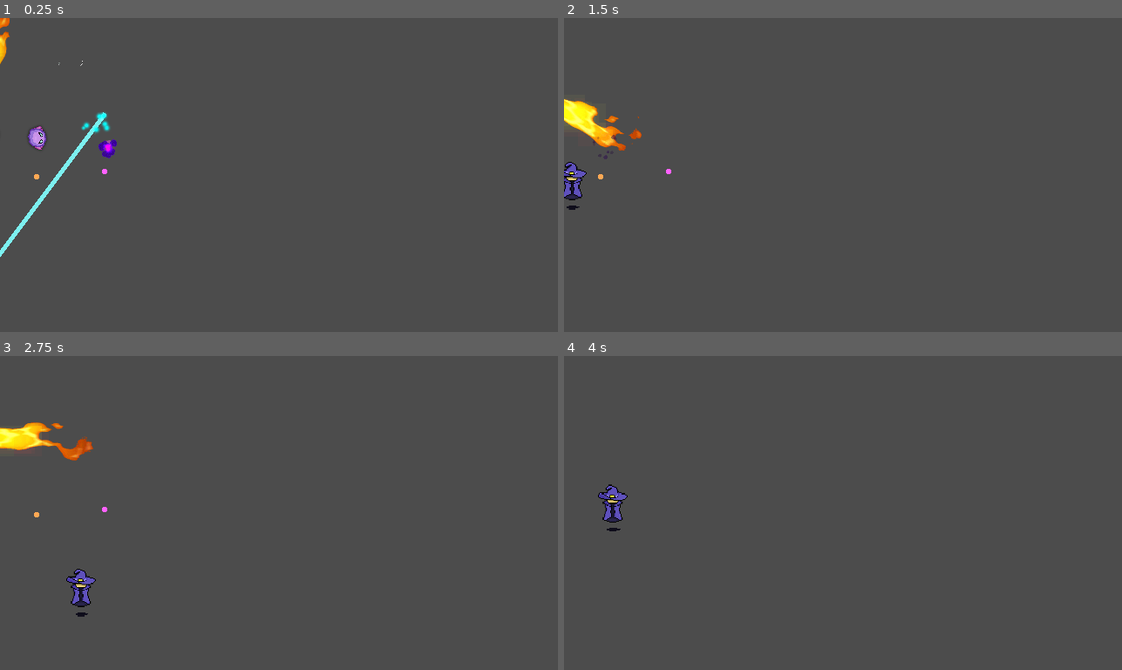
Above: before the commit, frames 1-4 (two rows, left to right).
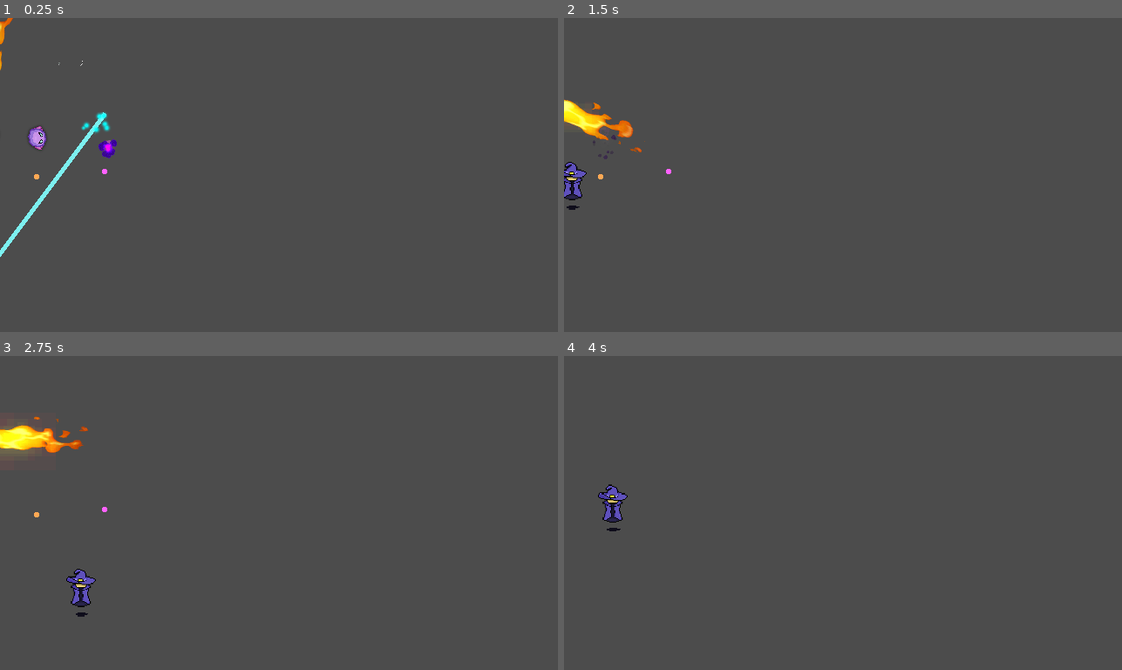
Above: after the commit, the same moments.

Repository: emsidhu/Endless-Survival
Game: Godot game, scene res://Test.tscn
Two runs of this game, one before a commit and one after it. Both use one fixed random seed, a clock stepped at 60 frames per second and the inputs below. This scene is started directly instead of the project's main scene.
Inputs (mouse positions are in pixels of both pictures, inside the frame that each line leads up to):
- Up to frame 1 (0.25 s): no input
- Up to frame 2 (1.5 s): move the mouse to (965, 159) at 0.52 s; hold Right (ui_right) 0.53-1.28 s; move the mouse to (731, 190) at 1.27 s; hold Down (ui_down) from 1.28 s (still down)
- Up to frame 3 (2.75 s): move the mouse to (334, 443) at 2.02 s; release Down (ui_down) at 2.03 s; hold Right (ui_right) from 2.03 s (still down)
- Up to frame 4 (4 s): move the mouse to (815, 575) at 2.77 s; release Right (ui_right) at 2.78 s; hold Up (ui_up) 2.78-3.53 s; move the mouse to (1010, 560) at 3.52 s; hold Left (ui_left) from 3.53 s (still down)

The runs differ from the first frame. In frame 1, 0.2% of the frame differs, in the area x 0-3%, y 0-17%; in frame 2, 1.0%, in the area x 0-15%, y 25-44%; in frame 3, 1.0%; in frame 4, nothing differs.

Commit message:
Made glow look slightly better

Diff:
--- a/Attacks/Vortex/Vortex.tscn
+++ b/Attacks/Vortex/Vortex.tscn
@@ -11,7 +11,7 @@
 blend_mode = 1
 
 [node name="vortex" type="KinematicBody2D" groups=["Attacks"]]
-modulate = Color( 0.48, 0.48, 0.48, 0.647059 )
+modulate = Color( 0.478431, 0.478431, 0.478431, 0.647059 )
 script = ExtResource( 2 )
 damage = 100
 
--- a/Test.tscn
+++ b/Test.tscn
@@ -44,8 +44,6 @@
 glow_levels/1 = true
 glow_levels/2 = true
 glow_levels/4 = true
-glow_levels/6 = true
-glow_levels/7 = true
 glow_intensity = 8.0
 glow_strength = 1.05
 glow_blend_mode = 0
@@ -87,14 +85,14 @@
 
 [node name="AnimatedSprite" parent="Orb" index="0"]
 modulate = Color( 0.921569, 0.921569, 0.921569, 1 )
-frame = 10
+frame = 7
 
 [node name="Flame" parent="." instance=ExtResource( 11 )]
 position = Vector2( -11, 47 )
 
 [node name="Flame" parent="Flame" index="0"]
 modulate = Color( 0.909804, 0.909804, 0.909804, 1 )
-frame = 15
+frame = 3
 
 [node name="Laser" parent="." instance=ExtResource( 10 )]
 position = Vector2( 64, 50 )
--- a/World/World.tscn
+++ b/World/World.tscn
@@ -11,14 +11,12 @@
 glow_levels/1 = true
 glow_levels/2 = true
 glow_levels/4 = true
-glow_levels/6 = true
-glow_levels/7 = true
 glow_intensity = 8.0
 glow_strength = 1.05
 glow_blend_mode = 0
 glow_hdr_threshold = 0.93
 glow_hdr_scale = 0.49
-glow_bicubic_upscale = true
+glow_high_quality = true
 
 [node name="World" type="Node2D"]
 script = ExtResource( 4 )
@@ -52,6 +50,9 @@
 [node name="Player" parent="YSort" instance=ExtResource( 1 )]
 position = Vector2( 160, 89 )
 
+[node name="AnimatedSprite" parent="YSort/Player" index="0"]
+frame = 3
+
 [node name="RemoteTransform2D" parent="YSort/Player" index="4"]
 remote_path = NodePath("../../../Camera2D")
 
